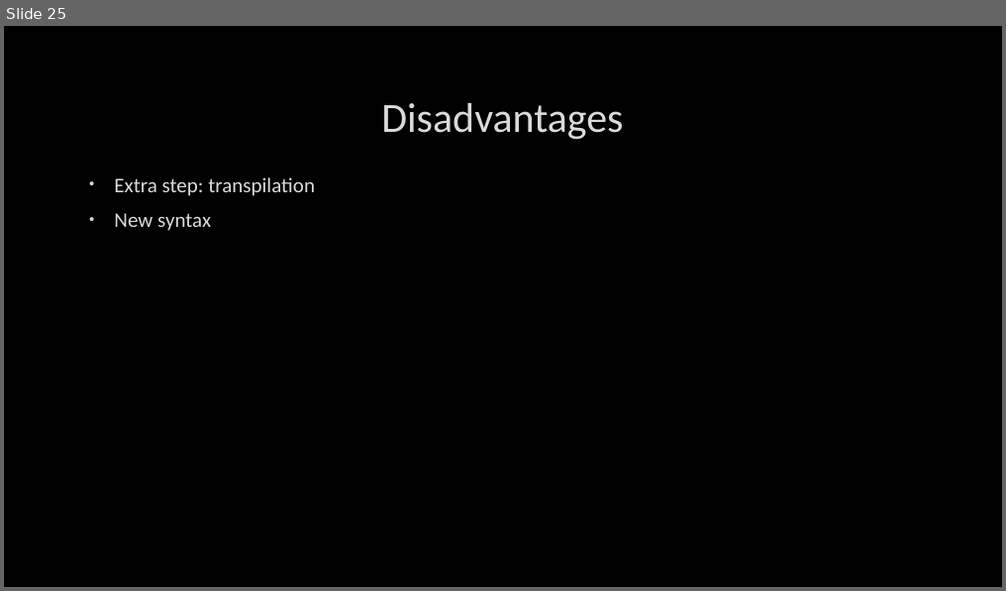
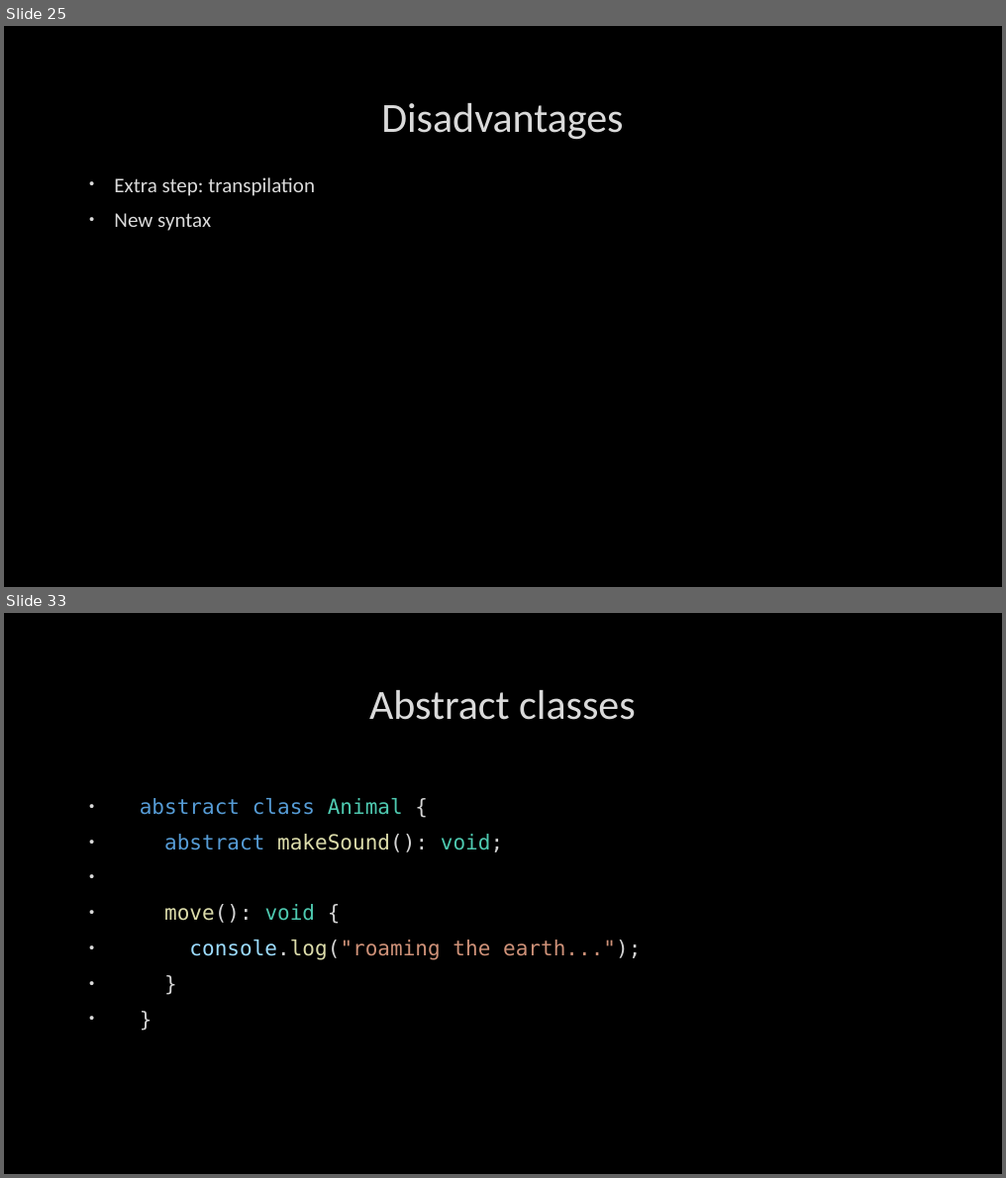
Before and after one commit to PaulaDianaCuc/OOPTraining, a slide deck: OOP JavaScript Training presentation.pptx. Shown one above the other, each under a label of ours: slide 25 before the commit, slides 25 and 33 after it; the slides between them are not shown. The pictures are 1006x591 and 1006x1178 pixels, drawn with LibreOffice and Linux fonts; fonts in the diff are those of the drawing; background and template pictures are left out. Boxes give left, top, right and bottom in pixels: in the first picture for what was removed or moved away, otherwise in the second. Text is boxed around its words. In the diff, an @@ line names an element or a change of style, - is before the commit and + after.

```diff
--- a/OOP JavaScript Training presentation.pptx
+++ b/OOP JavaScript Training presentation.pptx
@@ slide 33 added at (4,613,1002,1174), background picture (left out) @@
@@ title added at (369,690,636,720), 40 pt, text #DADADA @@
+Abstract classes
@@ text added at (140,798,641,960), 20 pt, text #569CD6 @@
+• abstract class Animal {
+• abstract makeSound(): void;
+• move(): void {
+• console.log("roaming the earth...");
+• }
+• }
```
Also in this commit, not shown: 1 slide changed, 12 other slides added, 6 slides removed.
